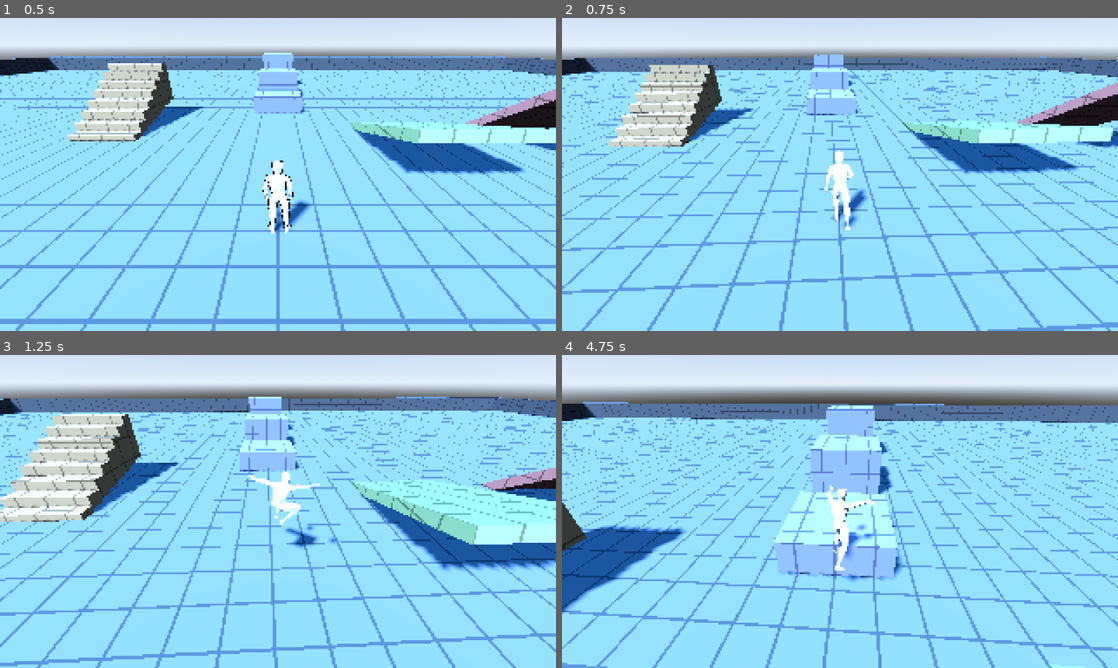
Above: before the commit, frames 1-4 (two rows, left to right).
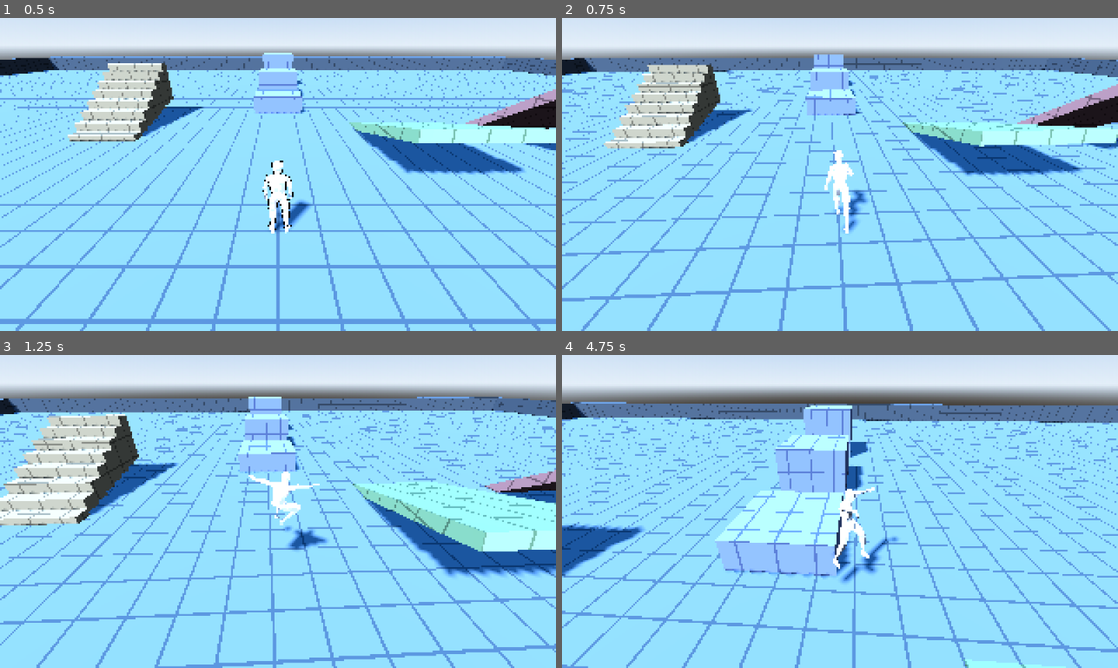
Above: after the commit, the same moments.

Repository: trentteinert/3D-PixelArt-TEST
Game: Godot game, scene res://scenes/test_area.tscn
The game is run twice, just before and just after one commit, with the same random seed, the same clock (stepped at 60 frames per second) and the same inputs.
Inputs (mouse positions are in pixels of both pictures, inside the frame that each line leads up to):
- Up to frame 1 (0.5 s): no input
- Up to frame 2 (0.75 s): move the mouse to (867, 174) at 0.52 s; hold W (move_forward) from 0.53 s (still down); hold T (cycle_shader) from 0.53 s (still down); click (867, 174) at 0.67 s
- Up to frame 3 (1.25 s): keep holding W (move_forward); keep holding T (cycle_shader); tap Space (jump) at 0.77 s
- Up to frame 4 (4.75 s): keep holding W (move_forward); move the mouse to (812, 511) at 1.27 s; release T (cycle_shader) at 1.28 s; tap Shift (sprint) at 1.35 s; tap Space (jump) at 1.52, 3.02, 3.77, 4.52 s; move the mouse to (851, 505) at 2.02 s; hold E (toggle_edges) 2.03-2.78 s; move the mouse to (834, 517) at 2.77 s; tap T (cycle_shader) at 2.85 s; click (834, 517) at 2.92 s; move the mouse to (878, 514) at 3.52 s; hold Shift (sprint) 3.53-4.28 s; move the mouse to (795, 508) at 4.27 s; tap E (toggle_edges) at 4.35 s

Frame 1 is identical in both runs. In frame 2, 14% of the frame differs, in the area x 0-100%, y 12-100%; in frame 3, 18%; in frame 4, 24%, in the area x 0-100%, y 14-100%.

Commit message:
Agile ground movement: steer heading at fixed turn rate, keep speed through turns
Co-Authored-By: Claude Sonnet 5.5 <noreply@anthropic.com>
Claude-Session: https://claude.ai/code/session_01Xiux81rrMFYVmhBeLoAXKG

Diff:
--- a/scripts/player.gd
+++ b/scripts/player.gd
@@ -5,10 +5,14 @@
 @export_group("Movement")
 @export var walk_speed := 5.0
 @export var sprint_speed := 9.0
-@export var acceleration := 22.0
+@export var acceleration := 35.0
 @export var air_acceleration := 15.0
-@export var friction := 28.0
-@export var turn_speed := 10.0
+@export var friction := 40.0
+## How fast the body turns to face the direction of travel.
+@export var turn_speed := 16.0
+## How fast (radians/second) your direction of travel swings toward the input on the ground.
+## Higher = snappier direction changes with no speed loss; lower = wider, more weighty turns.
+@export var turn_rate := 12.0
 
 @export_group("Jump")
 @export var jump_velocity := 7.5
@@ -105,8 +109,20 @@
 	var horizontal := Vector2(velocity.x, velocity.z)
 	var previous_horizontal := horizontal
 	var target := Vector2(dir.x, dir.z) * top_speed
-	var rate := friction if input == Vector2.ZERO else (acceleration if is_on_floor() else air_acceleration)
-	horizontal = horizontal.move_toward(target, rate * delta)
+	if is_on_floor() and input != Vector2.ZERO:
+		# Steer the heading toward the input and keep the speed, so direction changes are
+		# sharp but momentum isn't lost in the turn. Speed ramps toward the target separately.
+		var target_dir := target.normalized()
+		var current_speed := horizontal.length()
+		var heading := target_dir
+		if current_speed > 0.1:
+			heading = horizontal / current_speed
+			var angle := heading.angle_to(target_dir)
+			heading = heading.rotated(clampf(angle, -turn_rate * delta, turn_rate * delta))
+		horizontal = heading * move_toward(current_speed, target.length(), acceleration * delta)
+	else:
+		var rate := friction if input == Vector2.ZERO else air_acceleration
+		horizontal = horizontal.move_toward(target, rate * delta)
 	velocity.x = horizontal.x
 	velocity.z = horizontal.y
 	_speed = horizontal.length()
